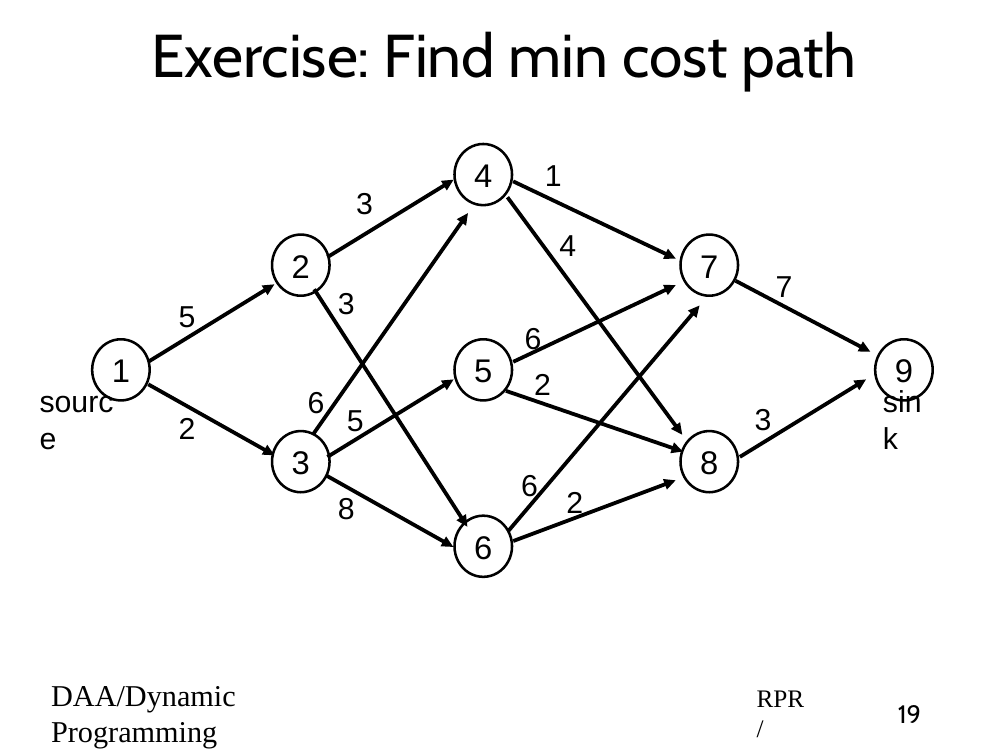
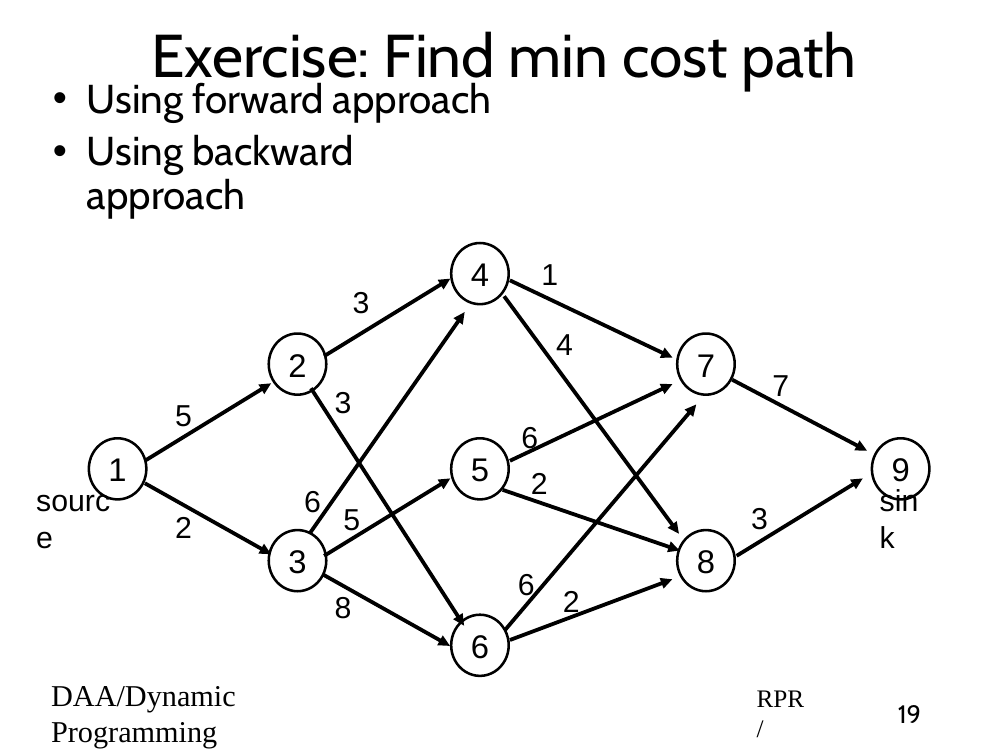
Before and after one commit to rprustagi/2019-17CS43-DAA, a slide deck: slide 19 of Slides-RPR/2019-H1-DAA-L32-DynProg-MultiStage-Graphs.pptx. Drawn at 1008x756 pixels with LibreOffice and Linux fonts; fonts in the diff are those of the drawing. Boxes give left, top, right and bottom in pixels: in the first picture for what was removed or moved away, otherwise in the second. Text is boxed around its words. In the diff, an @@ line names an element or a change of style, - is before the commit and + after.

```diff
--- a/Slides-RPR/2019-H1-DAA-L32-DynProg-MultiStage-Graphs.pptx
+++ b/Slides-RPR/2019-H1-DAA-L32-DynProg-MultiStage-Graphs.pptx
@@ text added at [87,82,491,218], 32 pt, text #000000 @@
+• Using forward approach
+• Using backward approach
@@ text "1": place and size @@
-text "1" at [545,165,562,186]
+text "1" at [541,264,558,285]
@@ 15 texts, 15 arrows, 9 ellipses: place and size @@
-15 texts, 15 arrows, 9 ellipses at [31,144,943,576]
+15 texts, 15 arrows, 9 ellipses at [27,243,940,676]
@@ text "6": place and size @@
-text "6" at [525,328,542,355]
+text "6" at [521,427,538,454]
```
Also in this commit, not shown: 1 other slide changed, 5 other files.
